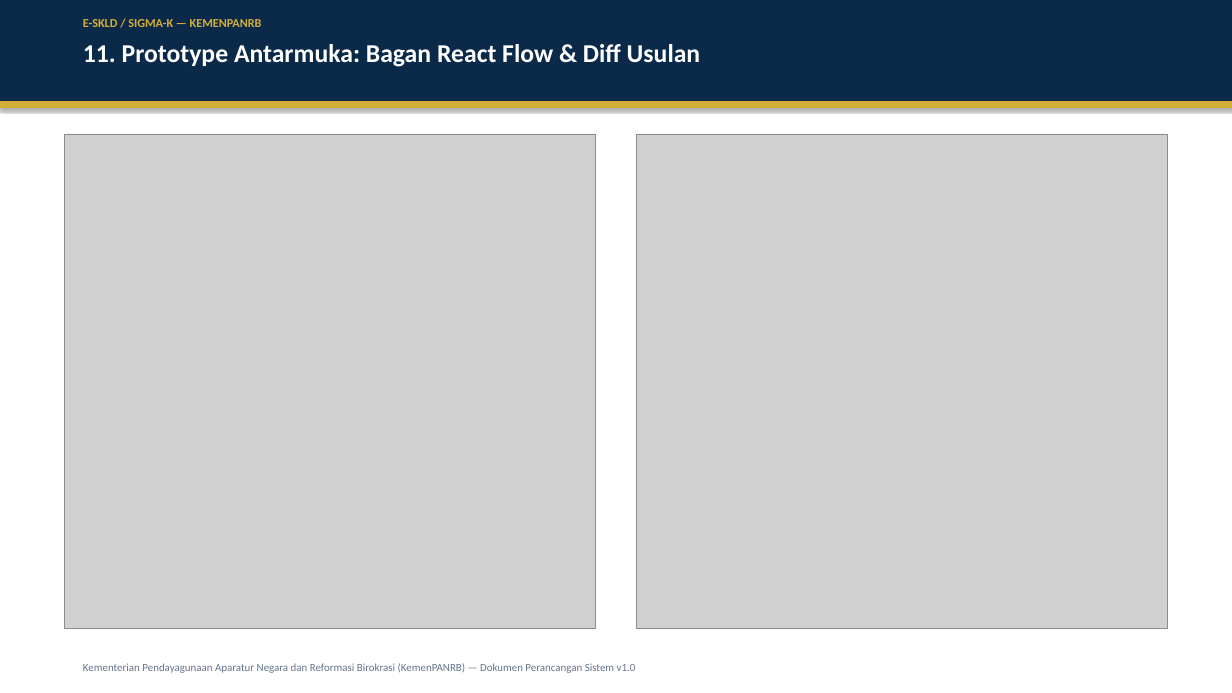
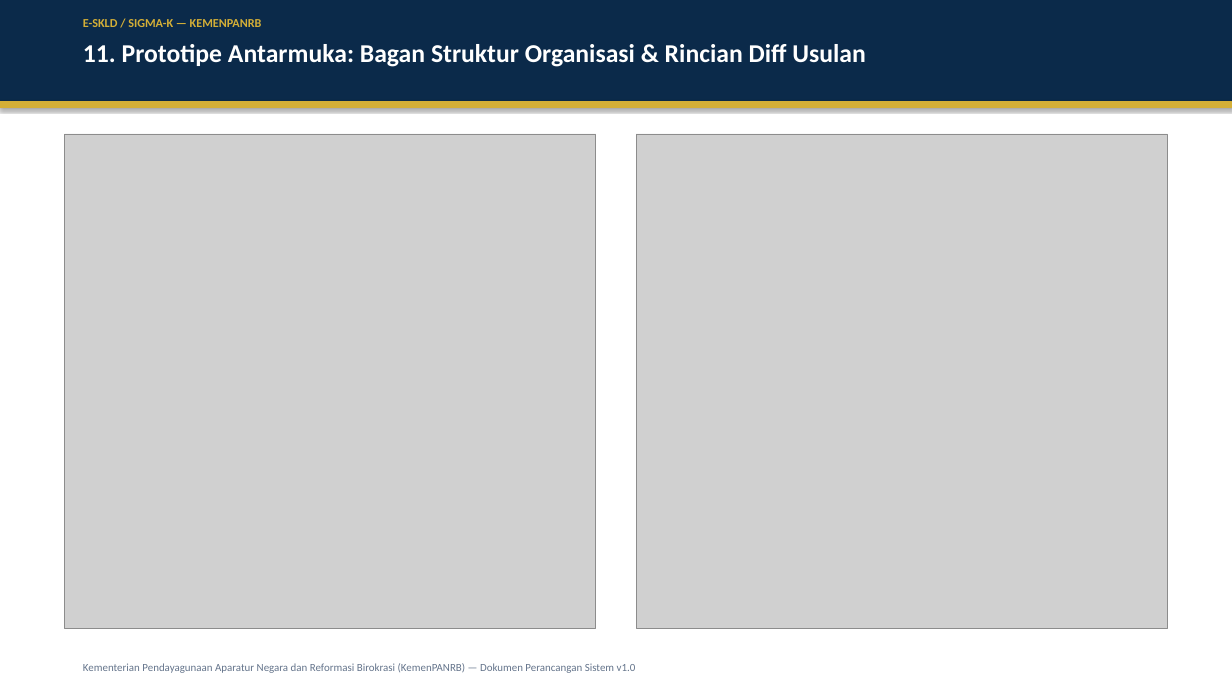
Before and after one commit to B3rlinSugi/Sigma-K, a slide deck: slide 12 of docs/PRESENTASI_PERANCANGAN_SIGMA-K_v1.0.pptx. Drawn at 1232x693 pixels with LibreOffice and Linux fonts; fonts in the diff are those of the drawing; grey boxes stand for pictures. Boxes give left, top, right and bottom in pixels: in the first picture for what was removed or moved away, otherwise in the second. Text is boxed around its words. In the diff, an @@ line names an element or a change of style, - is before the commit and + after.

```diff
--- a/docs/PRESENTASI_PERANCANGAN_SIGMA-K_v1.0.pptx
+++ b/docs/PRESENTASI_PERANCANGAN_SIGMA-K_v1.0.pptx
@@ text at [83,44,866,67]: text changed @@
-11. Prototype Antarmuka: Bagan React Flow & Diff Usulan
+11. Prototipe Antarmuka: Bagan Struktur Organisasi & Rincian Diff Usulan
```
Also in this commit, not shown: 13 other slides changed, 24 other files.
